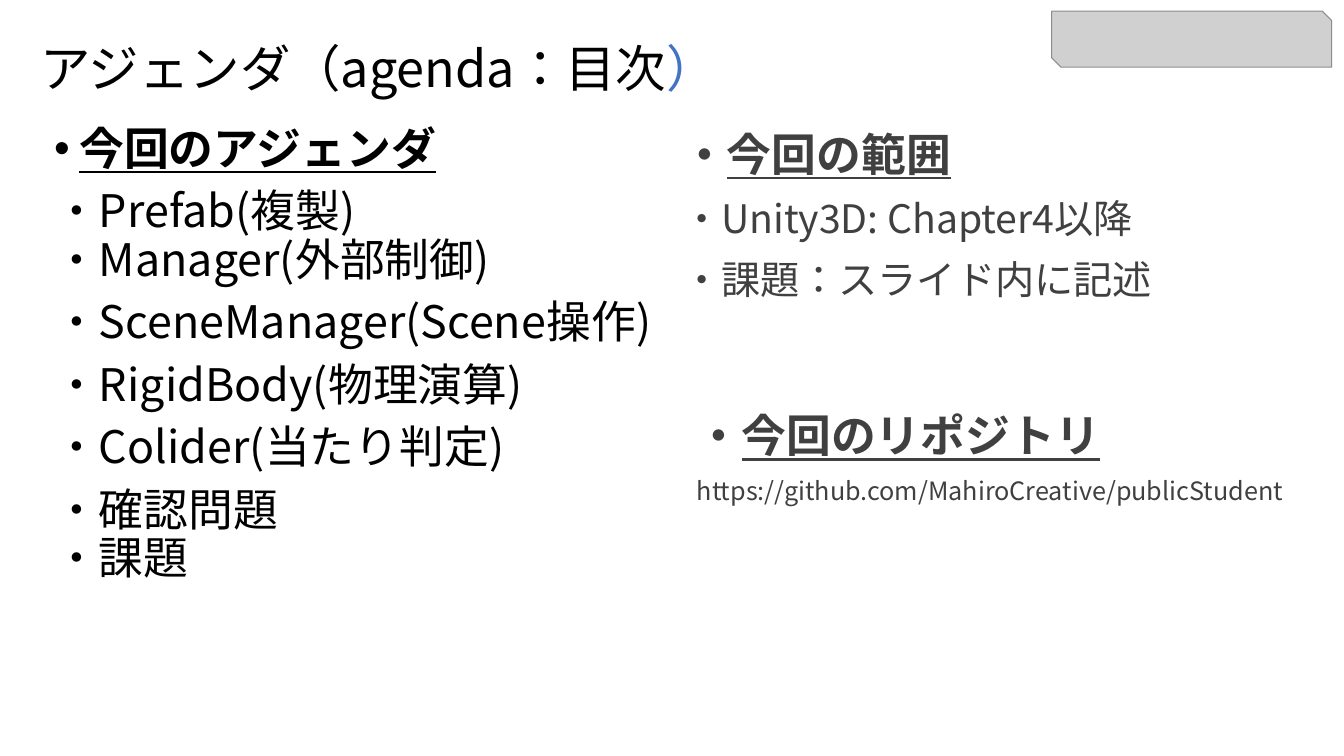
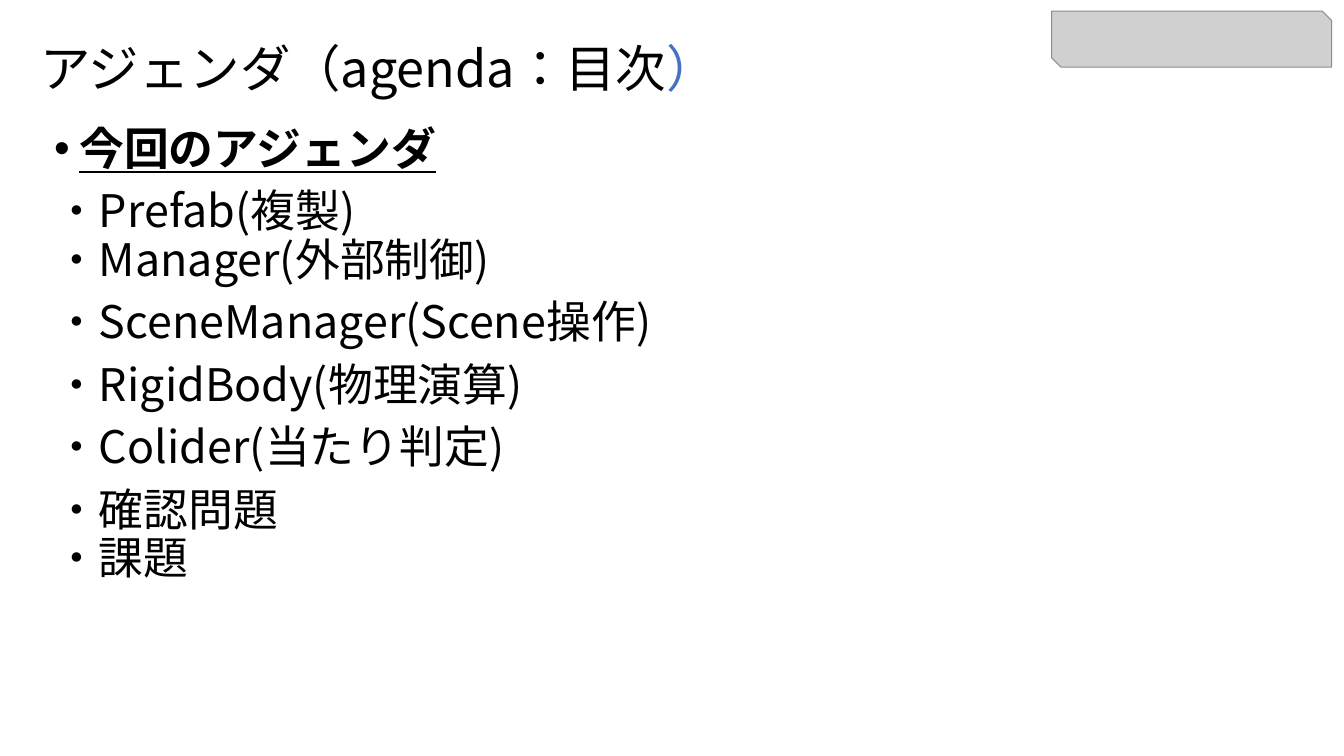
Before and after one commit to kiryo06/GameEngine1, a slide deck: slide 13 of 3.reUnity/Ge1_3_RigidbodyColider.pptx (slide 14 before the commit). Drawn at 1344x756 pixels with LibreOffice and Linux fonts; fonts in the diff are those of the drawing; grey boxes stand for pictures. Boxes give left, top, right and bottom in pixels: in the first picture for what was removed or moved away, otherwise in the second. Text is boxed around its words. In the diff, an @@ line names an element or a change of style, - is before the commit and + after.

```diff
--- a/3.reUnity/Ge1_3_RigidbodyColider.pptx
+++ b/3.reUnity/Ge1_3_RigidbodyColider.pptx
@@ text removed at <box>682,132,1152,298</box> @@
-・今回の範囲
-・Unity3D: Chapter4以降
-・課題：スライド内に記述
@@ text removed at <box>697,413,1283,507</box> @@
-・今回のリポジトリ
-https://github.com/MahiroCreative/publicStudent
```
Also in this commit, not shown: 1 slide removed, 8 other files.
